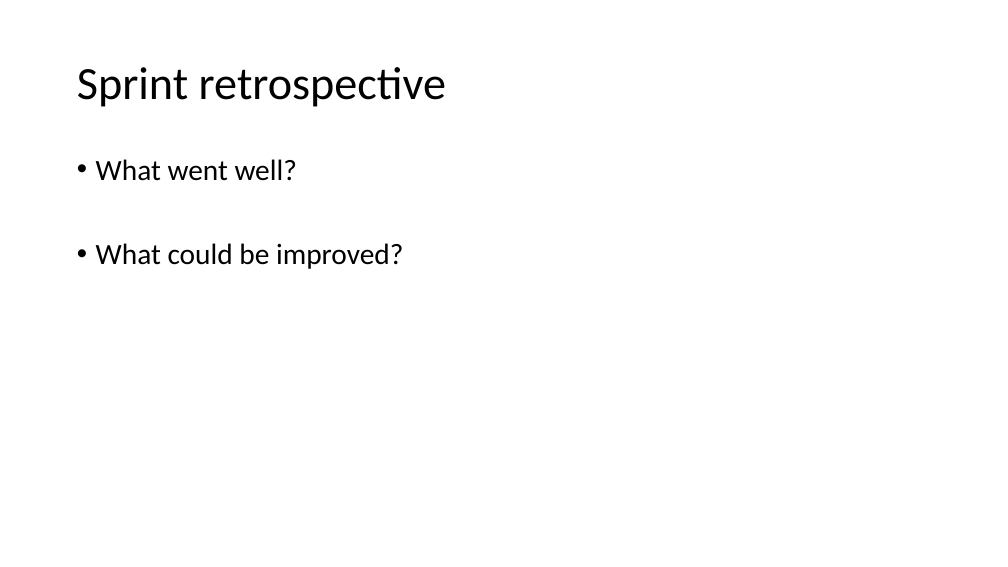
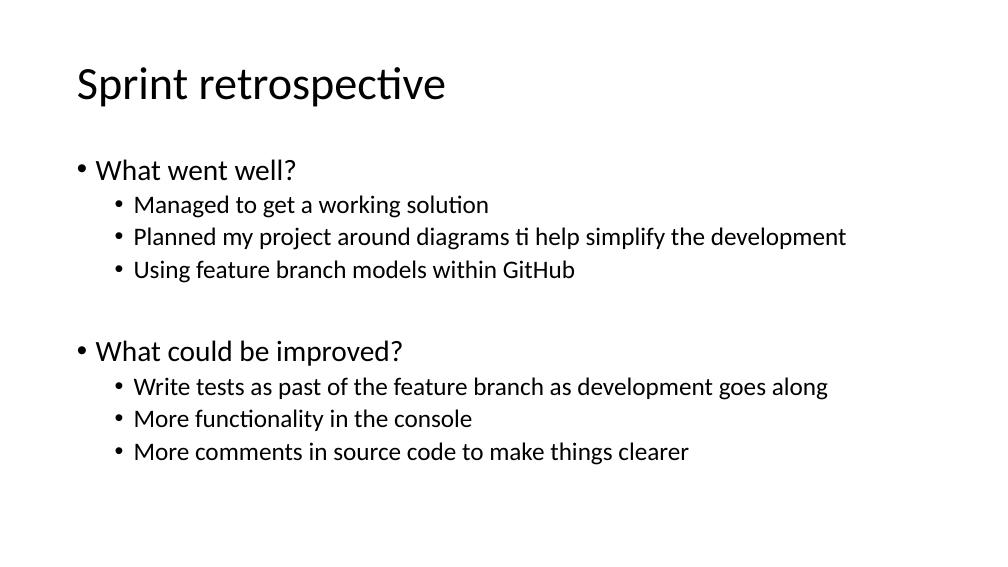
Before and after one commit to aliktb/IMS-Starter, a slide deck: slide 15 of Documentation/IMS Project.pptx. Drawn at 1008x567 pixels with LibreOffice and Linux fonts; fonts in the diff are those of the drawing. Boxes give left, top, right and bottom in pixels: in the first picture for what was removed or moved away, otherwise in the second. Text is boxed around its words. In the diff, an @@ line names an element or a change of style, - is before the commit and + after.

```diff
--- a/Documentation/IMS Project.pptx
+++ b/Documentation/IMS Project.pptx
@@ text at (x1=134, y1=195, x2=847, y2=283): paragraphs added @@
+  • Managed to get a working solution
+  • Planned my project around diagrams ti help simplify the development
+  • Using feature branch models within GitHub
@@ text at (x1=134, y1=377, x2=828, y2=465): paragraphs added @@
+  • Write tests as past of the feature branch as development goes along
+  • More functionality in the console
+  • More comments in source code to make things clearer
```
Also in this commit, not shown: 2 other slides changed, 2 other files.
